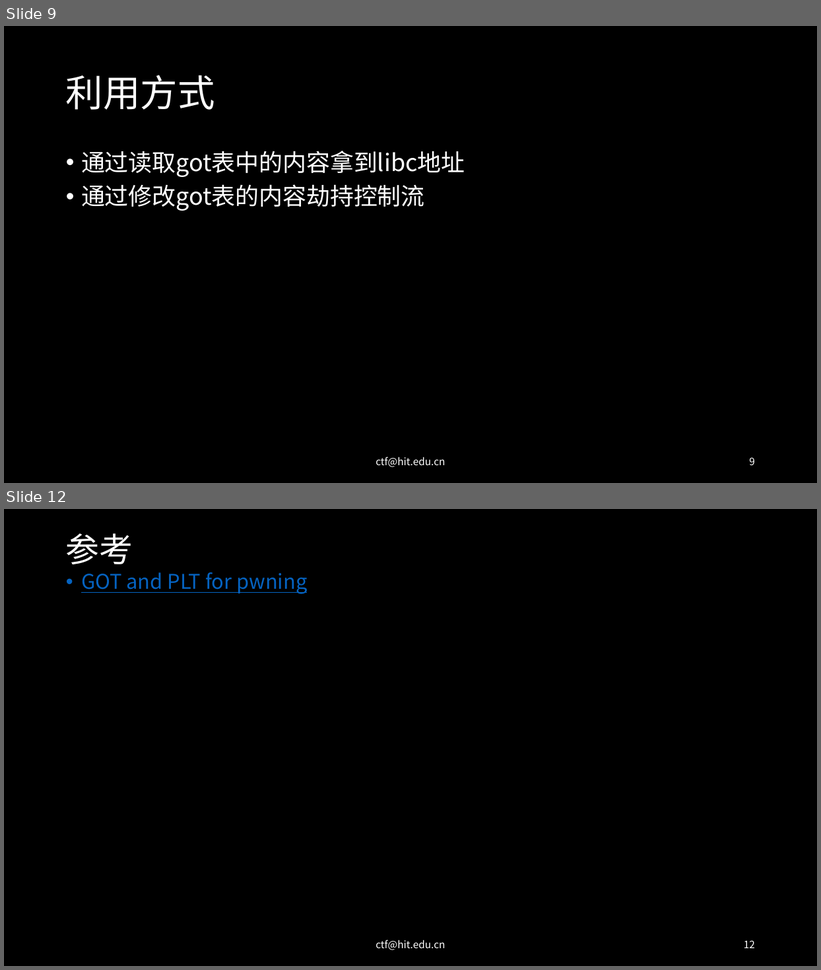
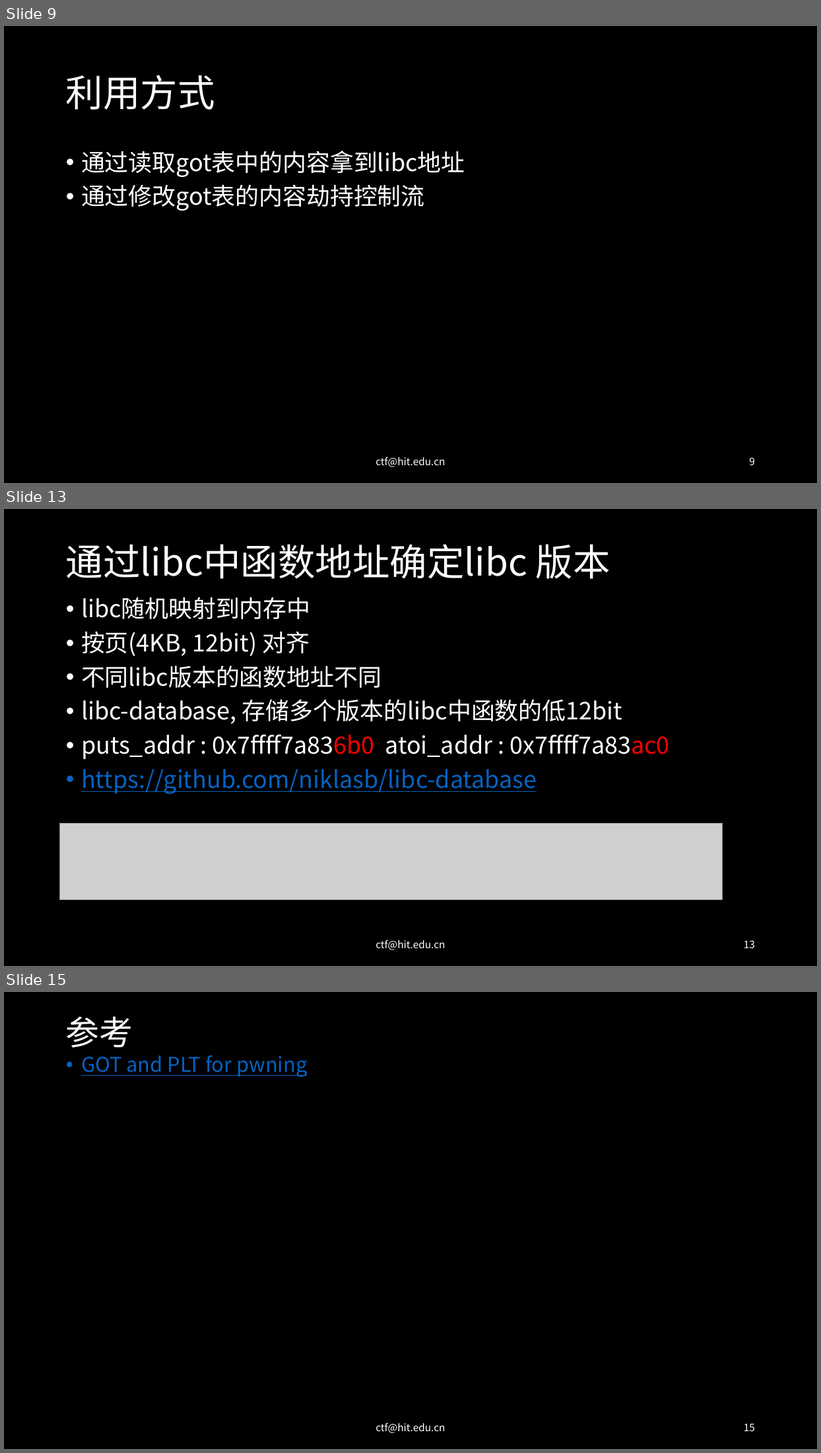
Before and after one commit to 7Hxz233/Lilac_2020_summer_pwn, a slide deck: slides/4-动态链接-plt表和got表.pptx. Shown one above the other, each under a label of ours: slides 9 and 12 before the commit, slides 9, 13 and 15 after it; the slides between them are not shown. The pictures are 821x970 and 821x1453 pixels, drawn with LibreOffice and Linux fonts; fonts in the diff are those of the drawing; grey boxes stand for pictures. Boxes give left, top, right and bottom in pixels: in the first picture for what was removed or moved away, otherwise in the second. Text is boxed around its words. In the diff, an @@ line names an element or a change of style, - is before the commit and + after.

```diff
--- a/slides/4-动态链接-plt表和got表.pptx
+++ b/slides/4-动态链接-plt表和got表.pptx
@@ slide 13 added at <box>4,509,817,966</box>, background #000000 @@
@@ title added at <box>66,544,611,579</box>, 44 pt, text #FFFFFF @@
+通过libc中函数地址确定libc 版本
@@ text added at <box>81,597,670,794</box>, 28 pt, text #FFFFFF @@
+• libc随机映射到内存中
+• 按页(4KB, 12bit) 对齐
+• 不同libc版本的函数地址不同
+• libc-database, 存储多个版本的libc中函数的低12bit
+• puts_addr : 0x7ffff7a836b0 atoi_addr : 0x7ffff7a83ac0
+• https://github.com/niklasb/libc-database
@@ picture added at <box>60,824,723,900</box> @@
@@ text added at <box>376,940,445,951</box>, 12 pt, text #FFFFFF @@
+ctf@hit.edu.cn
@@ page number added at <box>744,941,755,949</box>, 12 pt, text #FFFFFF @@
+13
@@ what was slide 12 is now slide 15 @@
@@ page number at <box>744,1424,755,1432</box>: text changed @@
-12
+15
```
Also in this commit, not shown: 6 slides changed, 2 other slides added, 13 other files.
